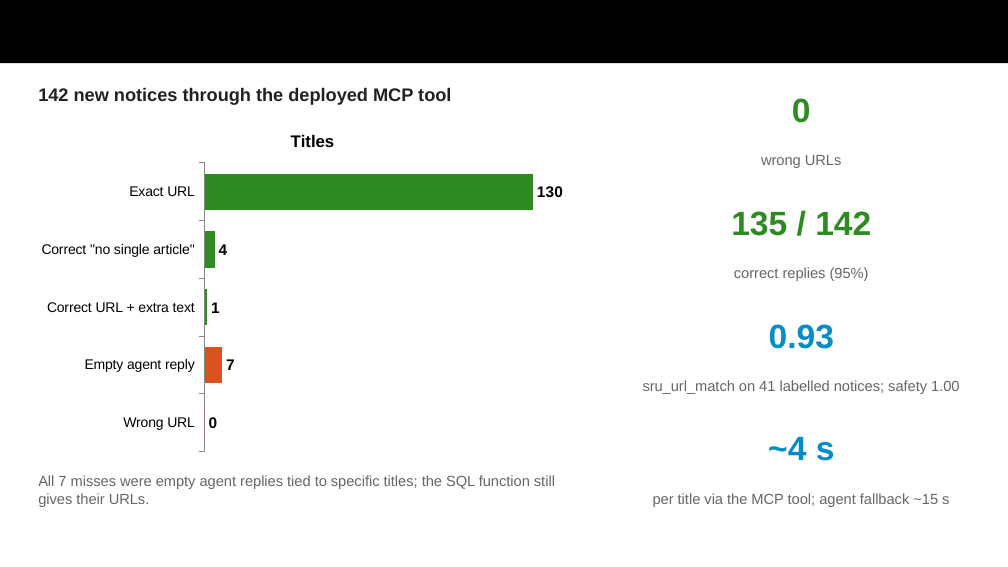
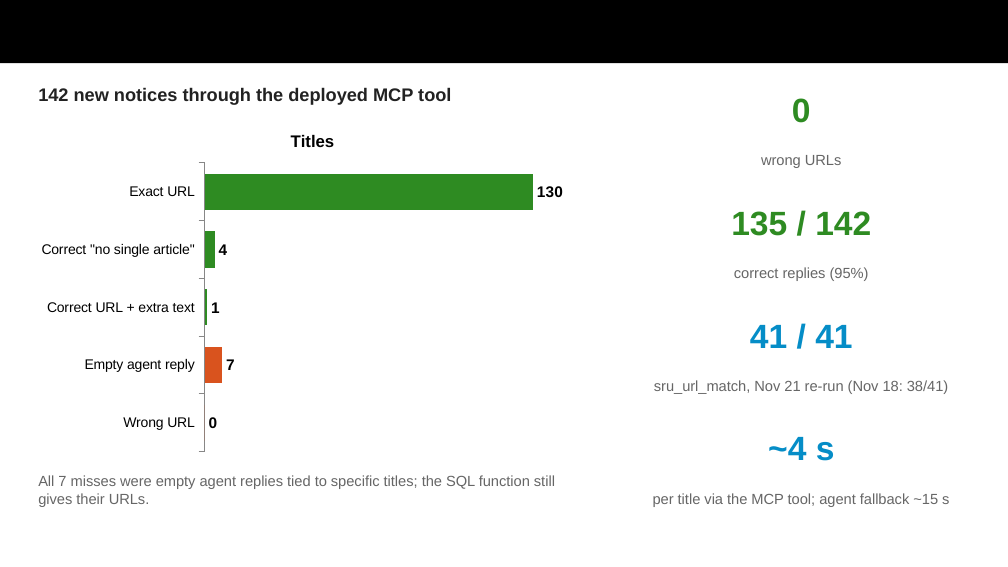
Before and after one commit to AmandaZXu-USDA/mcp-hackathon-demo-sru, a slide deck: slide 10 of submission/GSA-MCP-Hackathon-mcp-sru-syntax.pptx. Drawn at 1008x567 pixels with LibreOffice and Linux fonts; fonts in the diff are those of the drawing. Boxes give left, top, right and bottom in pixels: in the first picture for what was removed or moved away, otherwise in the second. Text is boxed around its words. In the diff, an @@ line names an element or a change of style, - is before the commit and + after.

Commit message:
Deck slide 10: sru_url_match 41/41 (November 21 re-run; November 18 was 38/41)

```diff
--- a/submission/GSA-MCP-Hackathon-mcp-sru-syntax.pptx
+++ b/submission/GSA-MCP-Hackathon-mcp-sru-syntax.pptx
@@ text at (750,325,852,348): text changed @@
-0.93
+41 / 41
@@ text at (654,380,948,394): text changed @@
-sru_url_match on 41 labelled notices; safety 1.00
+sru_url_match, Nov 21 re-run (Nov 18: 38/41)
```
